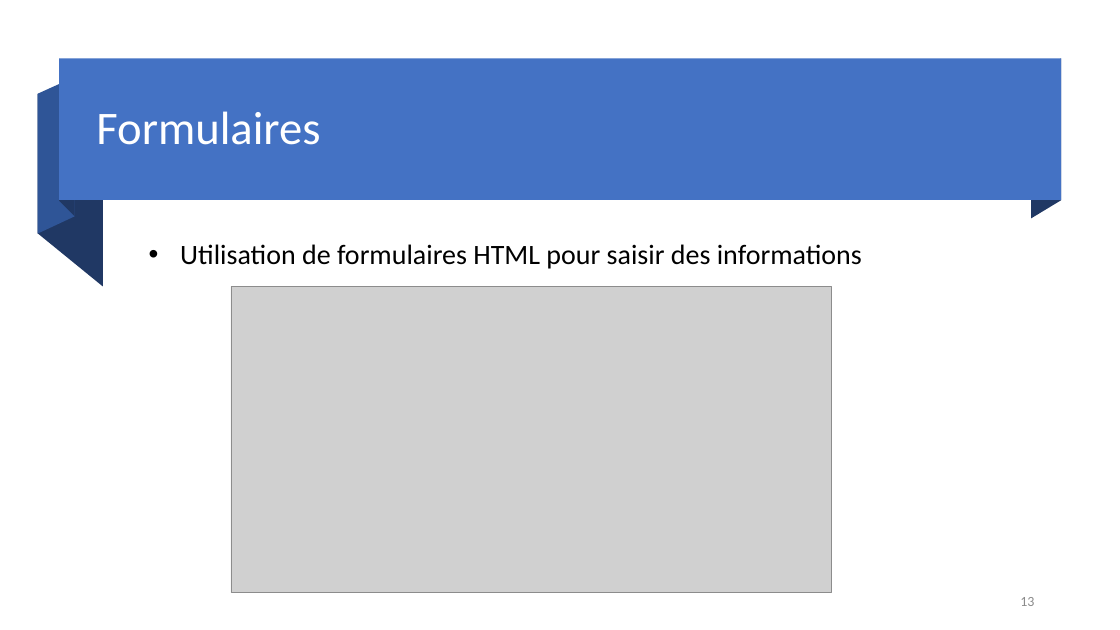
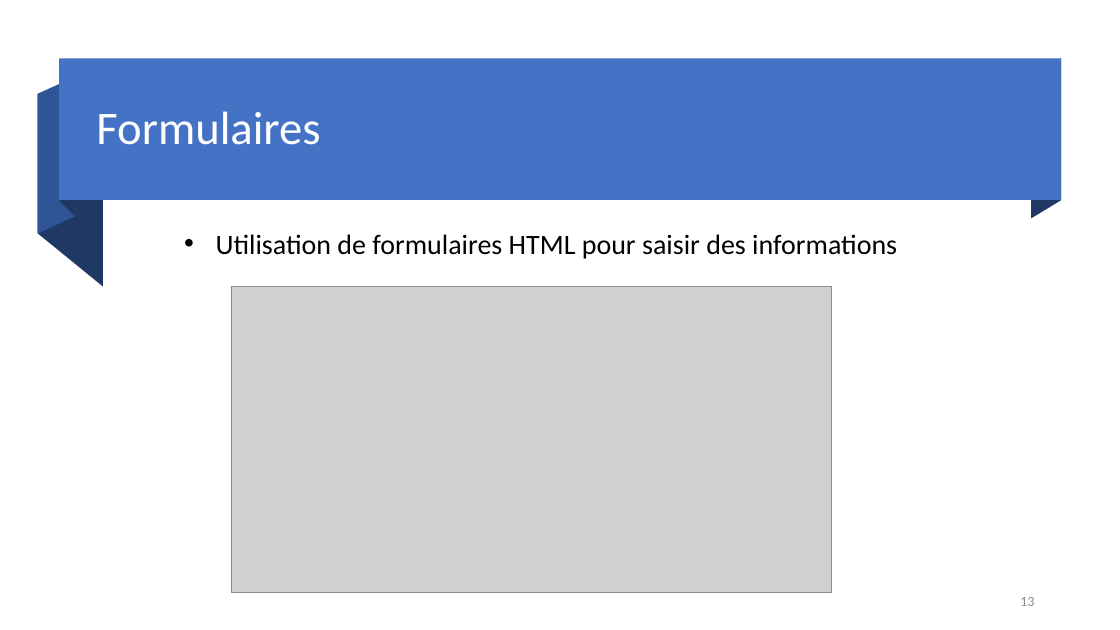
Before and after one commit to DylanMielot/FormationFormateur, a slide deck: slide 13 of Formation de formateur.pptx. Drawn at 1120x630 pixels with LibreOffice and Linux fonts; fonts in the diff are those of the drawing; grey boxes stand for pictures. Boxes give left, top, right and bottom in pixels: in the first picture for what was removed or moved away, otherwise in the second. Text is boxed around its words. In the diff, an @@ line names an element or a change of style, - is before the commit and + after.

Commit message:
diapo formulaires

```diff
--- a/Formation de formateur.pptx
+++ b/Formation de formateur.pptx
@@ text "Utilisation de formulaires HTML pour ...": place and size @@
-text "Utilisation de formulaires HTML pour ..." at box(180, 244, 862, 269)
+text "Utilisation de formulaires HTML pour ..." at box(216, 234, 897, 259)
```
Also in this commit, not shown: 1 other slide changed.
